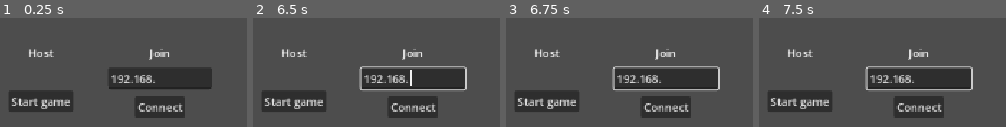
Above: before the commit, frames 1-4 (left to right).
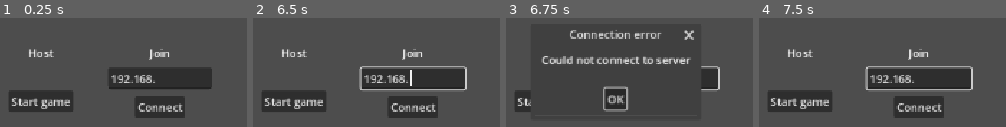
Above: after the commit, the same moments.

Repository: mgiuca/net-char-test
Game: Godot game, scene res://menu.tscn
Same seed, same stepped clock (60 frames per second), same inputs: the game is played once before the commit and once after it.
Inputs (mouse positions are in pixels of both pictures, inside the frame that each line leads up to):
- Up to frame 1 (0.25 s): no input
- Up to frame 2 (6.5 s): click "Start game" at 0.5 s; click "Start game" at 1.25 s; click "OK" at 2 s; click "Connect" at 2.75 s; click "OK" at 3.5 s; hold Right (right) 4.28-5.03 s; tap Enter at 5 s; hold Down (down) 5.03-5.78 s; tap Space at 5.75 s; hold Right (right) from 5.78 s (still down)
- Up to frame 3 (6.75 s): tap Enter at 6.5 s; release Right (right) at 6.53 s; hold Up (up) from 6.53 s (still down)
- Up to frame 4 (7.5 s): release Up (up) at 7.25 s; click (867, 99) at 7.25 s, where only the run after the commit has a clickable "OK"

Frames 1-2 are identical in both runs. In frame 3, 11% of the frame differs, in the area x 9-80%, y 11-90%; in frame 4, nothing differs.

Commit message:
Menu: When submitting IP, press connect.

Diff:
--- a/menu.gd
+++ b/menu.gd
@@ -26,6 +26,9 @@
 
   get_tree().change_scene_to_file('res://level.tscn')
 
+func _on_txt_join_ip_text_submitted(_new_text: String) -> void:
+  _on_btn_join_pressed()
+
 func show_dialog(title: String, message: String) -> void:
   accept_dialog.title = title
   accept_dialog.dialog_text = message
--- a/menu.tscn
+++ b/menu.tscn
@@ -78,4 +78,5 @@
 initial_position = 2
 
 [connection signal="pressed" from="HBoxContainer/VbxHost/BtnHost" to="." method="_on_btn_host_pressed"]
+[connection signal="text_submitted" from="HBoxContainer/VbxJoin/TxtJoinIP" to="." method="_on_txt_join_ip_text_submitted"]
 [connection signal="pressed" from="HBoxContainer/VbxJoin/BtnJoin" to="." method="_on_btn_join_pressed"]
